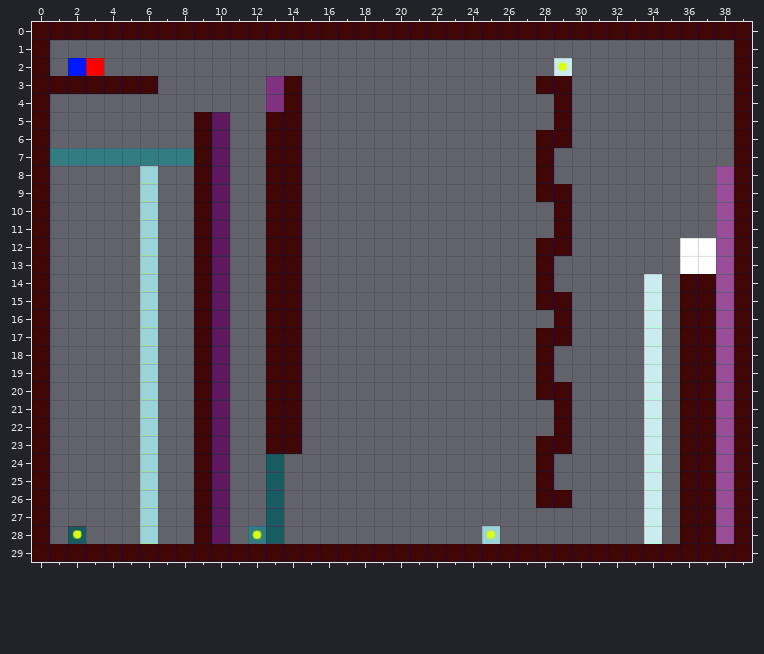
Tiled map, stored at levels/luke_level_1.tmx. That is the earlier state.
Cells are 20x20 px. Shown: x 0..39, y 0..29.
The result:
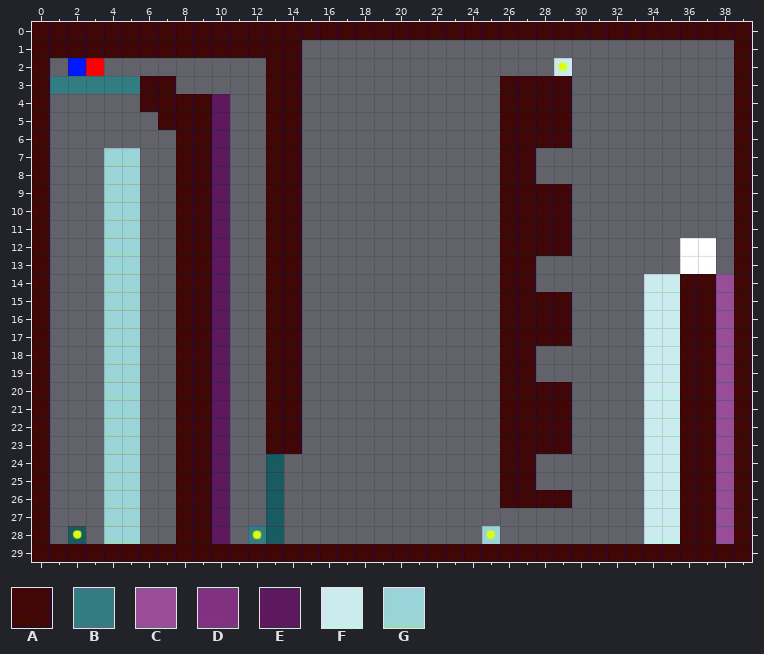
Key: from "tile_map_36_36": A 0, B 19, C 25, D 26, E 27, F 28, G 29.
_ is an empty cell.
Difference:
Layer "Tile Layer 1":
y 1: x 1..14 ______________ -> AAAAAAAAAAAAAA
y 2: x 13..14 __ -> AA
y 3: x 1..5 AAAAA -> BBBBB; x 7 _ -> A; x 13 D -> A; x 26..27 __ -> AA
y 4: x 6..10 _____ -> AAAAE; x 13 D -> A; x 26..28 ___ -> AAA
y 5: x 7..8 __ -> AA; x 26..28 ___ -> AAA
y 6: x 8 _ -> A; x 26..27 __ -> AA
y 7: x 1..8 BBBBBBBB -> ___GG__A; x 26..28 __A -> AA_
y 8: x 4..6 __G -> GG_; x 8 _ -> A; x 26..28 __A -> AA_; x 38 C -> _
y 9: x 4..6 __G -> GG_; x 8 _ -> A; x 26..27 __ -> AA; x 38 C -> _
y 10..11: x 4..6 __G -> GG_; x 8 _ -> A; x 26..28 ___ -> AAA; x 38 C -> _
y 12: x 4..6 __G -> GG_; x 8 _ -> A; x 26..27 __ -> AA; x 38 C -> _
y 13: x 4..6 __G -> GG_; x 8 _ -> A; x 26..28 __A -> AA_; x 38 C -> _
y 14: x 4..6 __G -> GG_; x 8 _ -> A; x 26..28 __A -> AA_; x 35 _ -> F
y 15: x 4..6 __G -> GG_; x 8 _ -> A; x 26..27 __ -> AA; x 35 _ -> F
y 16: x 4..6 __G -> GG_; x 8 _ -> A; x 26..28 ___ -> AAA; x 35 _ -> F
y 17: x 4..6 __G -> GG_; x 8 _ -> A; x 26..27 __ -> AA; x 35 _ -> F
y 18..19: x 4..6 __G -> GG_; x 8 _ -> A; x 26..28 __A -> AA_; x 35 _ -> F
y 20: x 4..6 __G -> GG_; x 8 _ -> A; x 26..27 __ -> AA; x 35 _ -> F
y 21..22: x 4..6 __G -> GG_; x 8 _ -> A; x 26..28 ___ -> AAA; x 35 _ -> F
y 23: x 4..6 __G -> GG_; x 8 _ -> A; x 26..27 __ -> AA; x 35 _ -> F
y 24..25: x 4..6 __G -> GG_; x 8 _ -> A; x 26..28 __A -> AA_; x 35 _ -> F
y 26: x 4..6 __G -> GG_; x 8 _ -> A; x 26..27 __ -> AA; x 35 _ -> F
y 27..28: x 4..6 __G -> GG_; x 8 _ -> A; x 35 _ -> F
